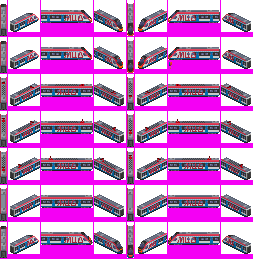
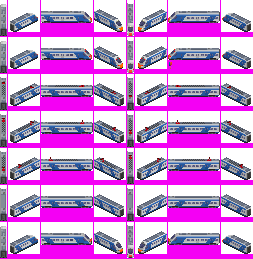
Layer changes from the first 253 x 259 image to the second:
painted on "panto" over <box>49,84,211,161</box>
hid "2.0&3.0 overlap" over <box>85,18,175,258</box>
showed "0.0_1 overlap" over <box>85,19,175,258</box>
painted on "head" over <box>0,3,246,36</box>
painted on "wag" over <box>0,188,246,216</box>
painted on "head e" over <box>0,40,246,73</box>
painted on "mot d" over <box>0,77,246,105</box>
painted on "mot" over <box>0,114,246,142</box>
painted on "wag mot 2" over <box>0,151,246,179</box>
painted on "head fake" over <box>0,225,246,258</box>
